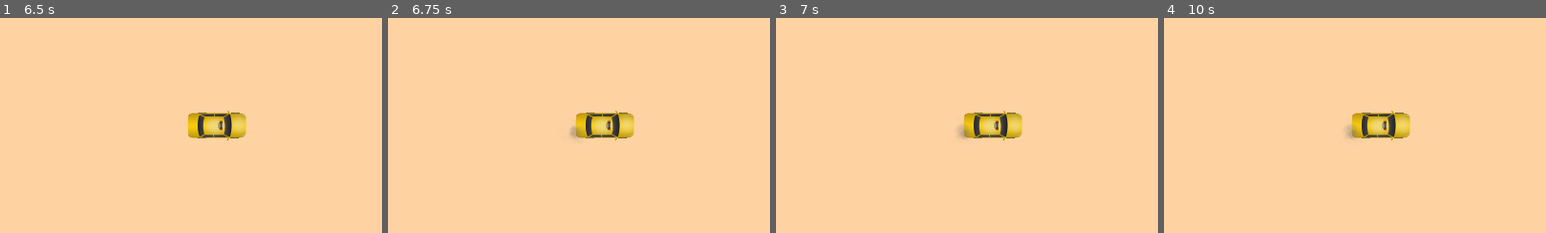
Above: before the commit, frames 1-4 (left to right).
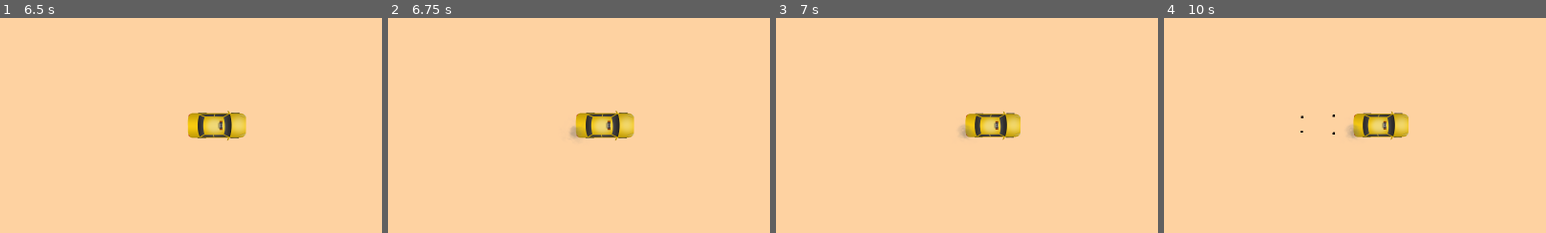
Above: after the commit, the same moments.

Repository: gregrylivingston/GoonCrusher
Game: Godot game, scene res://scene/car/taxi/taxi.tscn
Two runs of this game, one before a commit and one after it. Both use one fixed random seed, a clock stepped at 60 frames per second and the inputs below. This scene is started directly instead of the project's main scene.
Inputs (mouse positions are % of the whole screen's width and height, from its top left):
- Up to frame 1 (6.5 s): tap Enter at 0.5, 2, 3.5 s; move the mouse to (72, 45) at 0.52 s; hold D (TurnRight) 0.53-1.25 s; hold Shift 0.53-1.25 s; click (72, 45) at 0.67 s; tap Space at 0.77, 1.25, 2.75, 3.77, 4.25 s; drag from (30, 55) to (45, 70) at 1.27 s; move the mouse to (60, 28) at 2.02 s; hold D (TurnRight) 2.03-2.75 s; hold Ctrl 2.03-2.75 s; drag from (45, 70) to (20, 35) at 2.77 s; move the mouse to (80, 65) at 3.52 s; hold A (TurnLeft) 3.53-4.25 s; hold Shift 3.53-4.25 s; drag from (20, 35) to (35, 25) at 4.27 s; move the mouse to (55, 50) at 5.02 s; hold S (Brake) 5.03-5.75 s; hold Ctrl 5.03-5.75 s; click (55, 50) at 5.17 s; drag from (35, 25) to (30, 55) at 5.77 s
- Up to frame 2 (6.75 s): move the mouse to (72, 45) at 6.52 s; hold W (Accelerate) from 6.53 s (still down); hold Shift from 6.53 s (still down)
- Up to frame 3 (7 s): keep holding W (Accelerate); keep holding Shift; tap Space at 6.77 s
- Up to frame 4 (10 s): release W (Accelerate) at 7.25 s; release Shift at 7.25 s; drag from (30, 55) to (45, 70) at 7.27 s; move the mouse to (60, 28) at 8.02 s; hold S (Brake) 8.03-8.75 s; hold Ctrl 8.03-8.75 s; drag from (45, 70) to (20, 35) at 8.77 s; move the mouse to (80, 65) at 9.52 s; hold W (Accelerate) from 9.53 s (still down); hold Shift from 9.53 s (still down); click (80, 65) at 9.67 s; tap Space at 9.77 s
The pictures show only the part of the screen within x 21-71%, y 25-75%; the shares and areas given below are measured in that part.

Frame 1 is identical in both runs. In frame 3, 0.6% of the frame differs, in the area x 48-65%, y 43-57%; in frame 4, 0.6%, in the area x 35-65%, y 43-57%.

Commit message:
high performance skidmarks system

Diff:
--- a/lib/overhead_car_2d/overhead_car_body_2d.gd
+++ b/lib/overhead_car_2d/overhead_car_body_2d.gd
@@ -210,7 +210,9 @@
 	if ( _car_input.braking && velocity.length() > 200.0) || ( velocity.length() > 800.0 && abs(_car_input.steering) > 0.2):
 		for i in tires: createTiremarks(i)
 		if not $"AudioStream-Tires".playing: $"AudioStream-Tires".play()
-	else: $"AudioStream-Tires".stop()
+	else:
+		$"AudioStream-Tires".stop()
+		tiremark = {}
 
 	#zoom out if going fast
 	if velocity.length() > 500.0 && isPlayer && is_instance_valid($Camera2D):
@@ -222,14 +224,25 @@
 
 
 
-var tiremark = preload("res://scene/fx/tiremark.tscn")
+var tiremarkScene = preload("res://scene/fx/tiremark.tscn")
+var tiremark = {}
+
 @onready var tires = [$sprite/tireLocation, $sprite/tireLocation2, $sprite/tireLocation3, $sprite/tireLocation4]
 func createTiremarks(i):
-	var newLine = tiremark.instantiate()
-	newLine.position = i.global_position
-	newLine.rotation = rotation
+	if tiremark.has(i.get_instance_id()):
+		tiremark[i.get_instance_id()].update(i.global_position)
+	else:
+		tiremark[i.get_instance_id()] = tiremarkScene.instantiate()
+		tiremark[i.get_instance_id()].position = i.global_position
+		#tiremark[i.get_instance_id()].rotation = rotation
+		get_parent().add_child(tiremark[i.get_instance_id()])
+
+
+
+
+
 #	position + $tireLocation.position
-	get_parent().add_child(newLine)
+
 
 
 func _update_output(_speed_factor: float, _acceleration_factor: float):
--- a/scene/enemy/walker/walker.gd
+++ b/scene/enemy/walker/walker.gd
@@ -15,11 +15,16 @@
 	if isGiant:
 		scale = Vector2(1.2,1.3)
 		speed = speed * 1.8
+	await get_tree().create_timer(20).timeout
+	checkDestroyDistance()
 
+func checkDestroyDistance():
+	if global_position.distance_to( Root.playerCar.global_position ) > 8000: queue_free()
+	await get_tree().create_timer(10).timeout
+	checkDestroyDistance()
 
 func _process(delta):
-	if alive && is_instance_valid( Root.playerCar ):
-		if global_position.distance_to( Root.playerCar.global_position ) > 8000: queue_free()
+	if alive:# && is_instance_valid( Root.playerCar ):
 		move_and_collide( position.direction_to( Root.playerCar.position ) * speed )
 
 
--- a/scene/fx/tiremark.gd
+++ b/scene/fx/tiremark.gd
@@ -1,4 +1,4 @@
-class_name Tiremark extends Node2D
+class_name Tiremark extends Line2D
 
 
 # Called when the node enters the scene tree for the first time.
@@ -10,3 +10,6 @@
 # Called every frame. 'delta' is the elapsed time since the previous frame.
 func _process(delta):
 	pass
+
+func update(gposition: Vector2):
+	add_point(gposition - position)
--- a/scene/fx/tiremark.tscn
+++ b/scene/fx/tiremark.tscn
@@ -4,6 +4,6 @@
 
 [node name="Tiremark" type="Line2D"]
 z_index = -1
-points = PackedVector2Array(10, 0, -10, 0)
+points = PackedVector2Array(0, 0)
 default_color = Color(0, 0, 0, 1)
 script = ExtResource("1_ays80")
--- a/scene/player/save/playerData.gd
+++ b/scene/player/save/playerData.gd
@@ -17,7 +17,7 @@
 	},
 	"taxi":{
 		"cost":0,
-		"upgrades":{"traction":0,"engine":0,"armor":0,"steering":0},
+		"upgrades":{"traction":0,"engine":8,"armor":0,"steering":8},
 		"records":{"time":0,"gem":0,"coin":0,"speed":0,"goonsCrushed":0,"slotMachines":0,"powerups":0,},
 	},
 	"pickup":{
